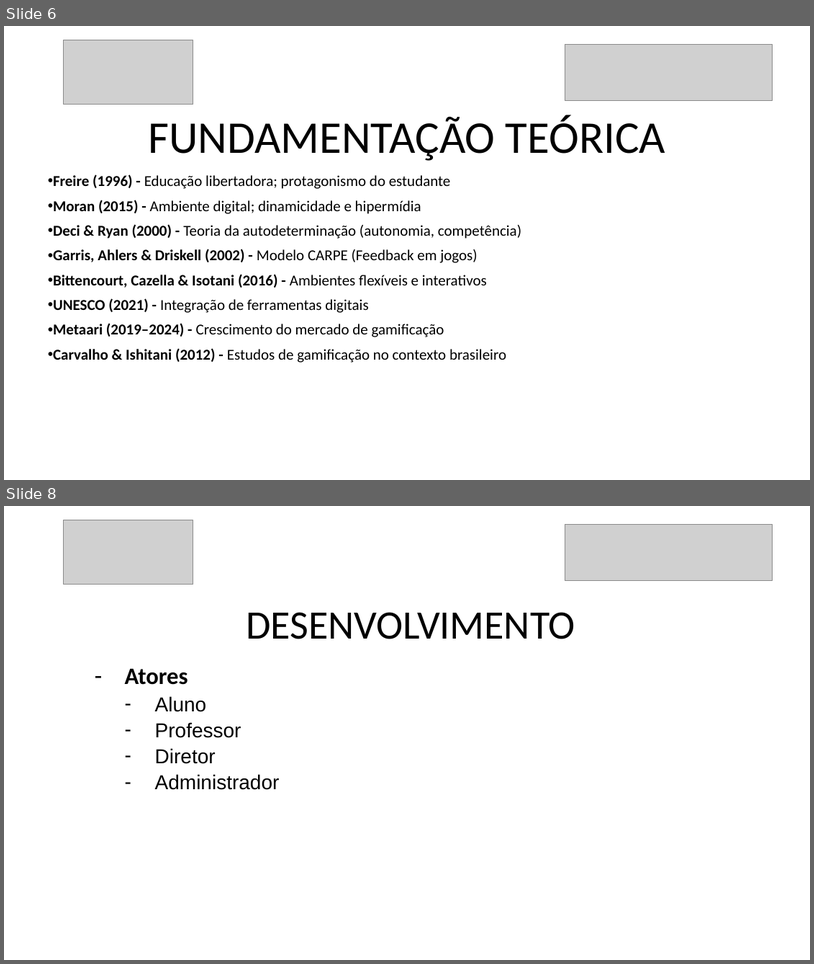
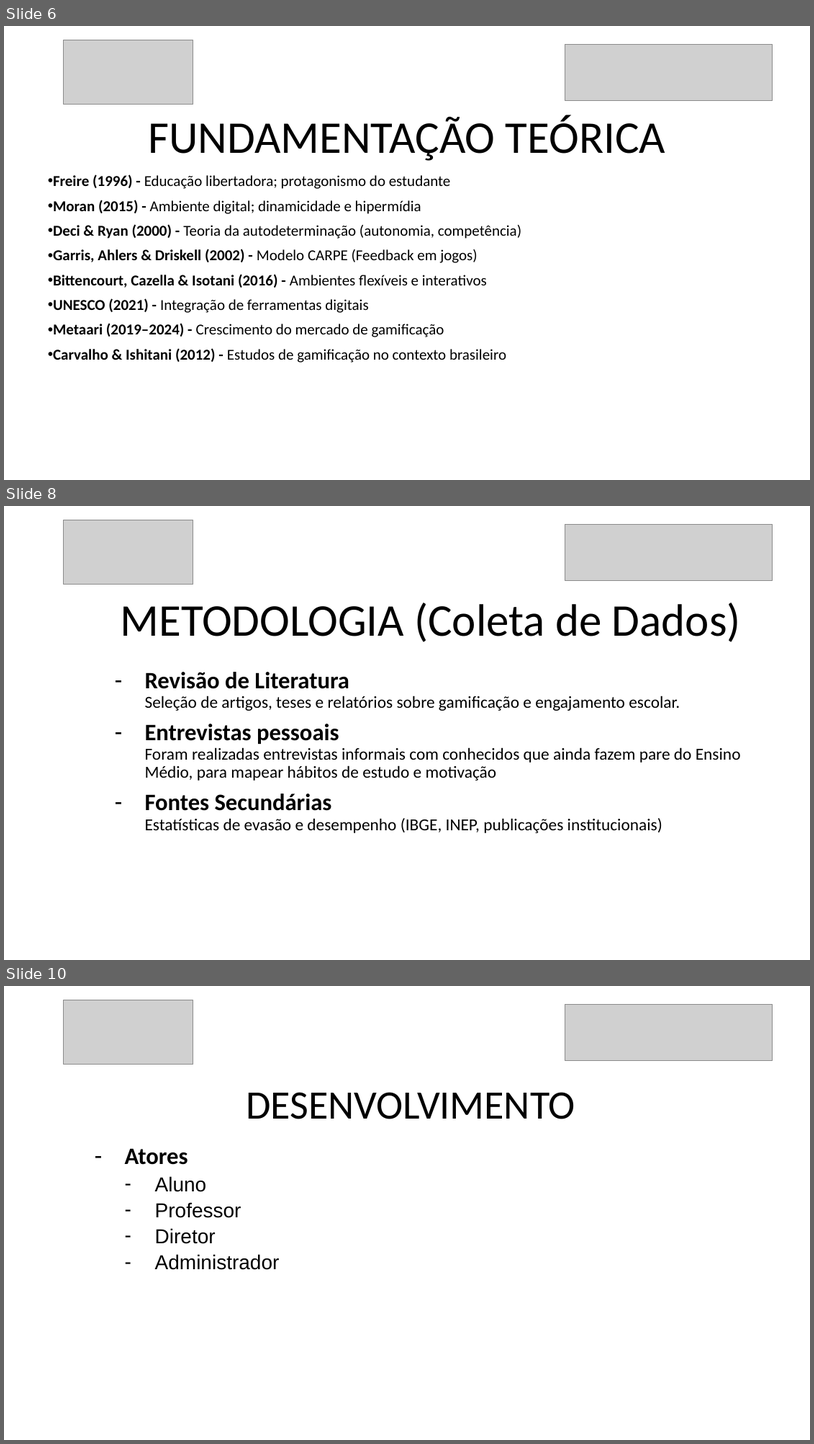
Before and after one commit to danilovaz7/curso-tecnico, a slide deck: liceu/3semestre/projeto integrador/tcc slide.pptx. Shown one above the other, each under a label of ours: slides 6 and 8 before the commit, slides 6, 8 and 10 after it; the slides between them are not shown. The pictures are 814x964 and 814x1444 pixels, drawn with LibreOffice and Linux fonts; fonts in the diff are those of the drawing; grey boxes stand for pictures. Boxes give left, top, right and bottom in pixels: in the first picture for what was removed or moved away, otherwise in the second. Text is boxed around its words. In the diff, an @@ line names an element or a change of style, - is before the commit and + after.

Commit message:
parte de metodologia !pronta!, mas ainda falta dirar duvidas e fazer as discussoes e conclusao

```diff
--- a/liceu/3semestre/projeto integrador/tcc slide.pptx
+++ b/liceu/3semestre/projeto integrador/tcc slide.pptx
@@ slide 8 added at bbox=[4, 506, 810, 960], background #FFFFFF @@
@@ picture added at bbox=[64, 520, 193, 584] @@
@@ picture added at bbox=[566, 524, 774, 580] @@
@@ title added at bbox=[121, 602, 741, 642], 54 pt, text #000000 @@
+METODOLOGIA (Coleta de Dados)
@@ subtitle added at bbox=[145, 672, 741, 833], 20 pt, text #000000 @@
+– Revisão de Literatura
+  Seleção de artigos, teses e relatórios sobre gamificação e engajamento escolar.
+– Entrevistas pessoais
+  Foram realizadas entrevistas informais com conhecidos que ainda fazem pare do Ensino Médio, para mapear hábitos de estudo e motivação
+– Fontes Secundárias
+  Estatísticas de evasão e desempenho (IBGE, INEP, publicações institucionais)
@@ what was slide 8 is now slide 10 @@
```
Also in this commit, not shown: 2 slides changed, 2 other slides added.
